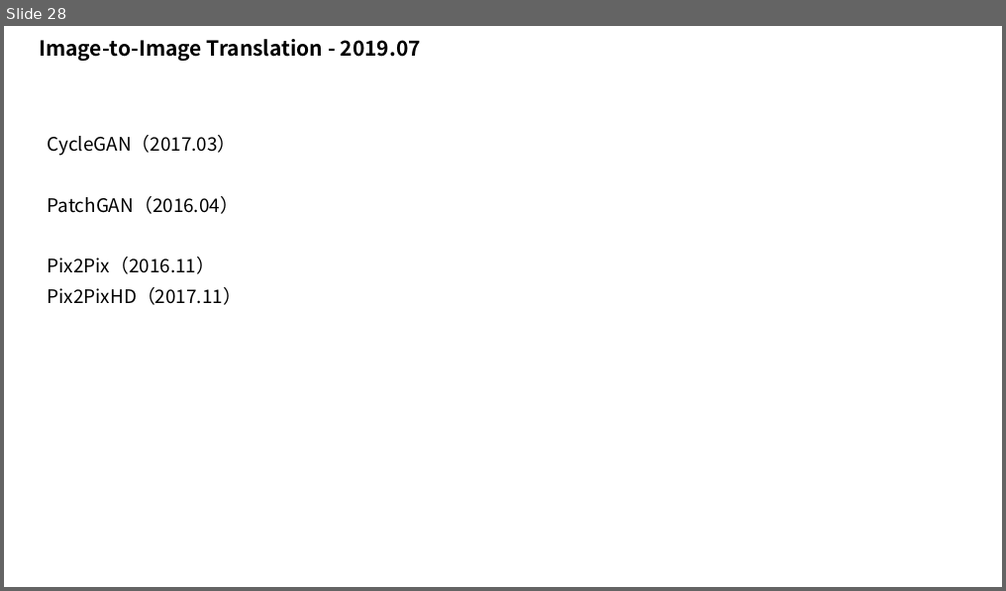
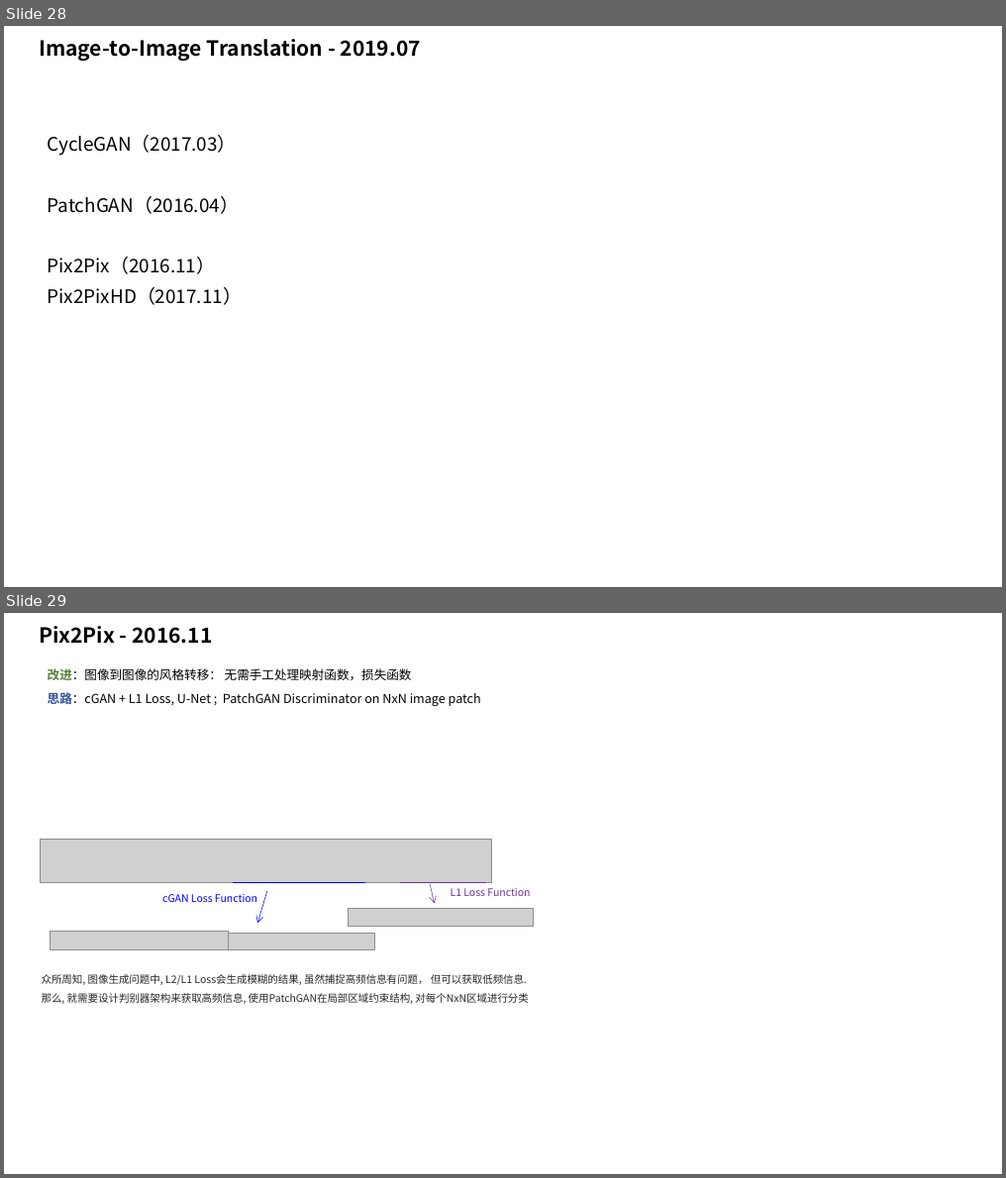
Before and after one commit to taylorguo/GAN_Understanding_Practicing, a slide deck: GAN_Understanding/GANunderstanding.pptx. Shown one above the other, each under a label of ours: slide 28 before the commit, slides 28 and 29 after it. The pictures are 1006x591 and 1006x1178 pixels, drawn with LibreOffice and Linux fonts; fonts in the diff are those of the drawing; grey boxes stand for pictures. Boxes give left, top, right and bottom in pixels: in the first picture for what was removed or moved away, otherwise in the second. Text is boxed around its words. In the diff, an @@ line names an element or a change of style, - is before the commit and + after.

```diff
--- a/GAN_Understanding/GANunderstanding.pptx
+++ b/GAN_Understanding/GANunderstanding.pptx
@@ slide 29 added at [4, 613, 1002, 1174], background #FFFFFF @@
@@ text added at [39, 626, 212, 644], 20 pt, text #000000, bold @@
+Pix2Pix - 2016.11
@@ text added at [48, 668, 481, 706], 12 pt, text #000000 @@
+改进：图像到图像的风格转移： 无需手工处理映射函数，损失函数
+思路：cGAN + L1 Loss, U-Net ; PatchGAN Discriminator on NxN image patch
@@ picture added at [40, 839, 492, 882] @@
@@ text added at [162, 894, 257, 902], 10 pt, text #0000FF @@
+cGAN Loss Function
@@ line added from (233, 882) to (365, 882), #0000FF 0.5 pt @@
@@ arrow added from (266, 891) to (257, 923), #0000FF 0.5 pt @@
@@ picture added at [349, 909, 534, 927] @@
@@ line added from (400, 882) to (486, 882), #7030A0 0.5 pt @@
@@ arrow added from (430, 884) to (435, 903), #7030A0 0.5 pt @@
@@ text added at [450, 888, 530, 896], 10 pt, text #7030A0 @@
+L1 Loss Function
@@ picture added at [51, 932, 229, 951] @@
@@ picture added at [228, 934, 374, 951] @@
@@ text added at [42, 974, 529, 1004], 10 pt, text #262626 @@
+众所周知, 图像生成问题中, L2/L1 Loss会生成模糊的结果, 虽然捕捉高频信息有问题， 但可以获取低频信息.
+那么, 就需要设计判别器架构来获取高频信息, 使用PatchGAN在局部区域约束结构, 对每个NxN区域进行分类
```
Also in this commit, not shown: 1 other slide added, 4 other files.
